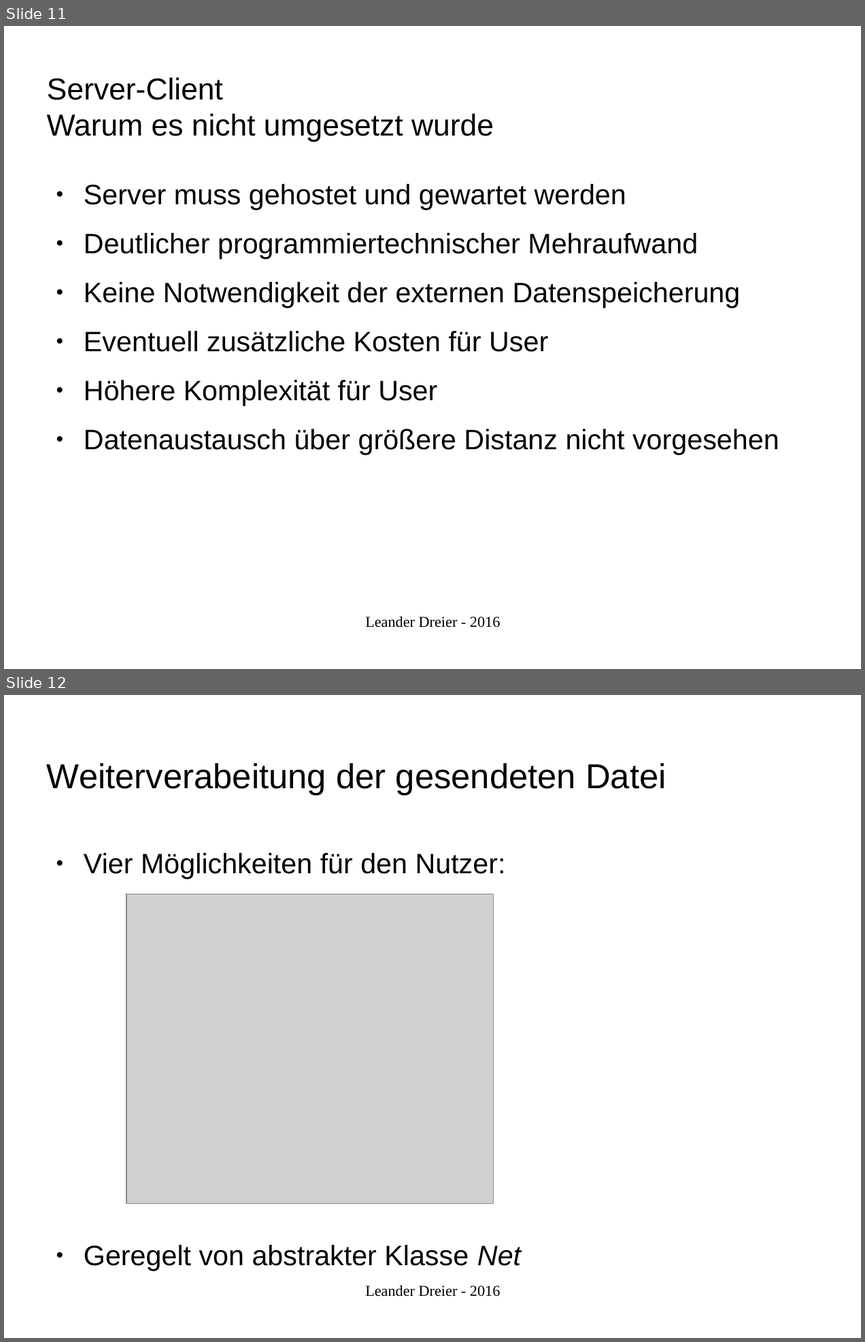
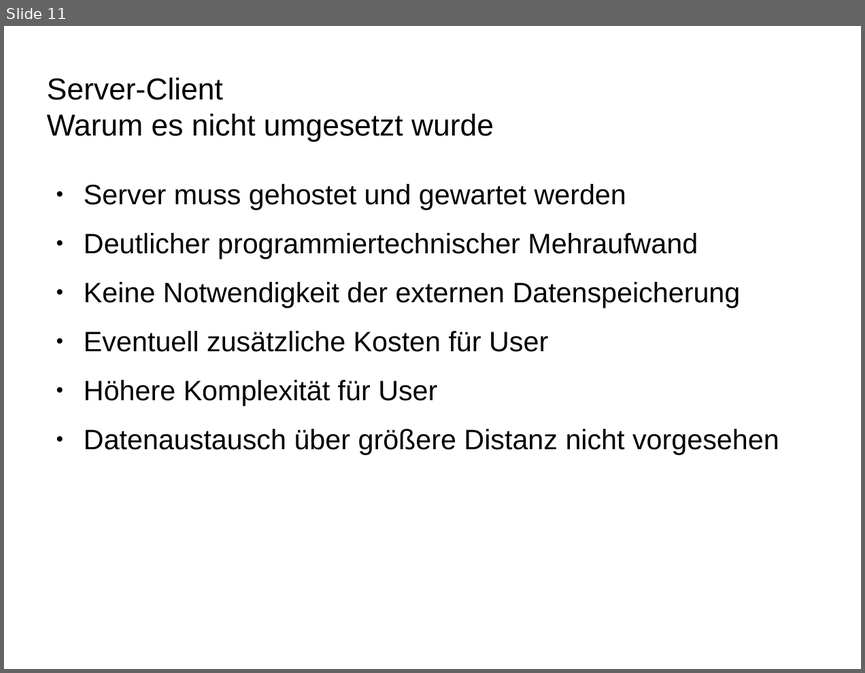
Before and after one commit to leletec/NameMemo, a slide deck: ref.odp. Shown one above the other, each under a label of ours: slides 11 and 12 before the commit, slide 11 after it. The pictures are 865x1342 and 865x673 pixels, drawn with LibreOffice and Linux fonts; fonts in the diff are those of the drawing; grey boxes stand for pictures; background and template pictures are left out. Boxes give left, top, right and bottom in pixels: in the first picture for what was removed or moved away, otherwise in the second. Text is boxed around its words. In the diff, an @@ line names an element or a change of style, - is before the commit and + after.

```diff
--- a/ref.odp
+++ b/ref.odp
@@ slide 12 removed at (4, 695, 861, 1338), background picture (left out) @@
@@ title removed at (47, 763, 666, 795) @@
-Weiterverabeitung der gesendeten Datei
@@ text removed at (84, 853, 521, 1270) @@
-● Vier Möglichkeiten für den Nutzer:
-● Geregelt von abstrakter Klasse Net
@@ picture removed at (126, 894, 493, 1204) @@
@@ text removed at (365, 1285, 500, 1296) @@
-Leander Dreier - 2016
@@ slide 11 changed as well @@
@@ text removed at (365, 616, 500, 627) @@
-Leander Dreier - 2016
```
Also in this commit, not shown: 11 other slides changed, 1 slide added.
